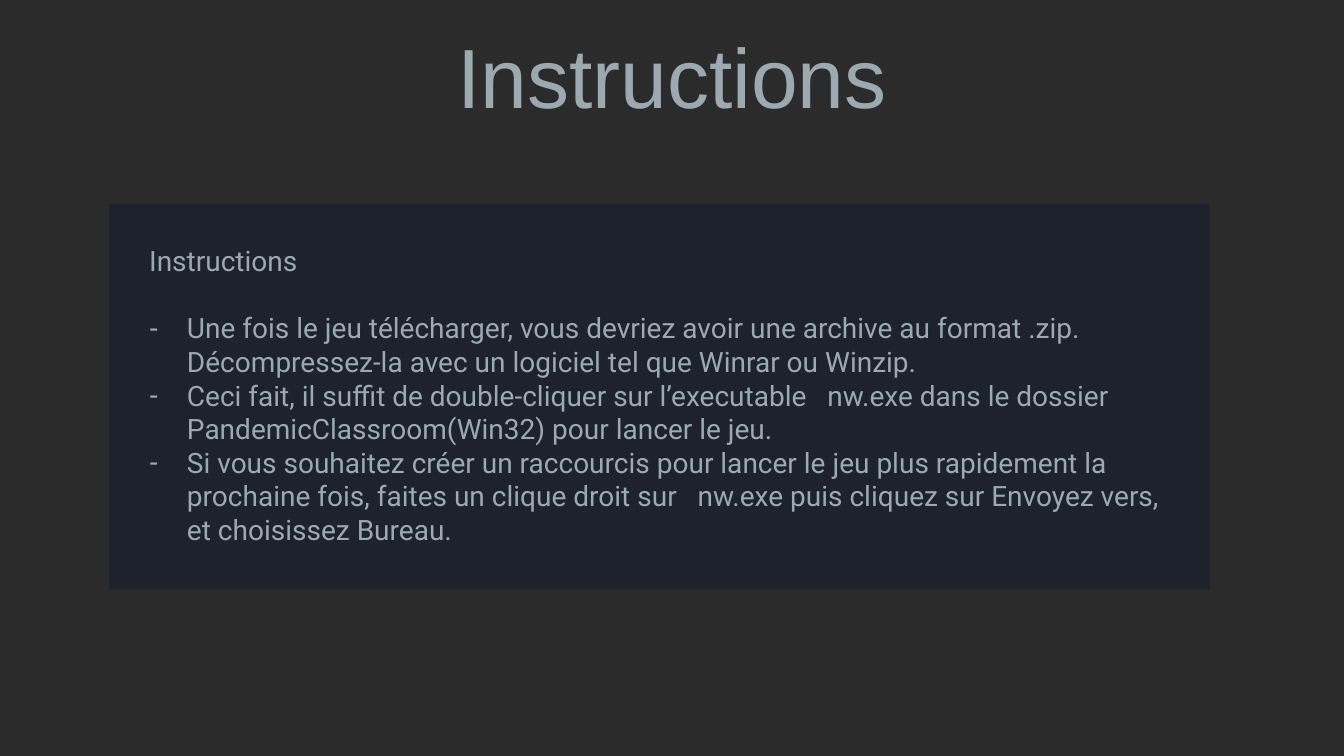
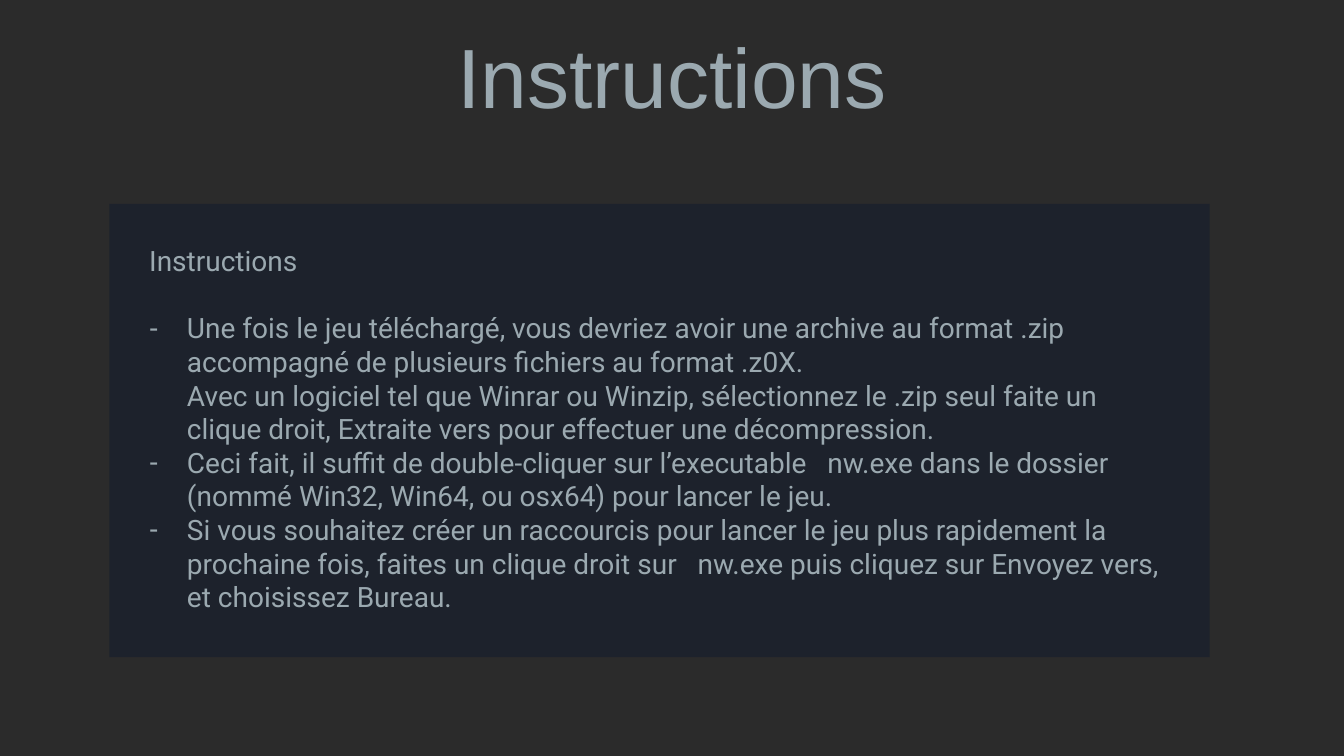
Before and after one commit to Rubiksensei/PandemicClassroom, a slide deck: slide 2 of doc/PandemicClassroom - mode d'emploi.pptx. Drawn at 1344x756 pixels with LibreOffice and Linux fonts; fonts in the diff are those of the drawing; background and template pictures are left out; a plain dark background stands for a picture behind light text. Boxes give left, top, right and bottom in pixels: in the first picture for what was removed or moved away, otherwise in the second. Text is boxed around its words. In the diff, an @@ line names an element or a change of style, - is before the commit and + after.

```diff
--- a/doc/PandemicClassroom - mode d'emploi.pptx
+++ b/doc/PandemicClassroom - mode d'emploi.pptx
@@ rectangle "Instructions": place and size @@
-rectangle "Instructions" at [110, 204, 1210, 589]
+rectangle "Instructions" at [110, 204, 1210, 657]
@@ text in rectangle at [187, 317, 1108, 512]: text changed @@
-– Une fois le jeu télécharger, vous devriez avoir une archive au format .zip.
-  Décompressez-la avec un logiciel tel que Winrar ou Winzip.
-– Ceci fait, il suffit de double-cliquer sur l’executable nw.exe dans le dossier PandemicClassroom(Win32) pour lancer le jeu.
+– Une fois le jeu téléchargé, vous devriez avoir une archive au format .zip accompagné de plusieurs fichiers au format .z0X.
+  Avec un logiciel tel que Winrar ou Winzip, sélectionnez le .zip seul faite un clique droit, Extraite vers pour effectuer une décompression.
+– Ceci fait, il suffit de double-cliquer sur l’executable nw.exe dans le dossier (nommé Win32, Win64, ou osx64) pour lancer le jeu.
```
Also in this commit, not shown: 5 other slides changed, 3 other files.
